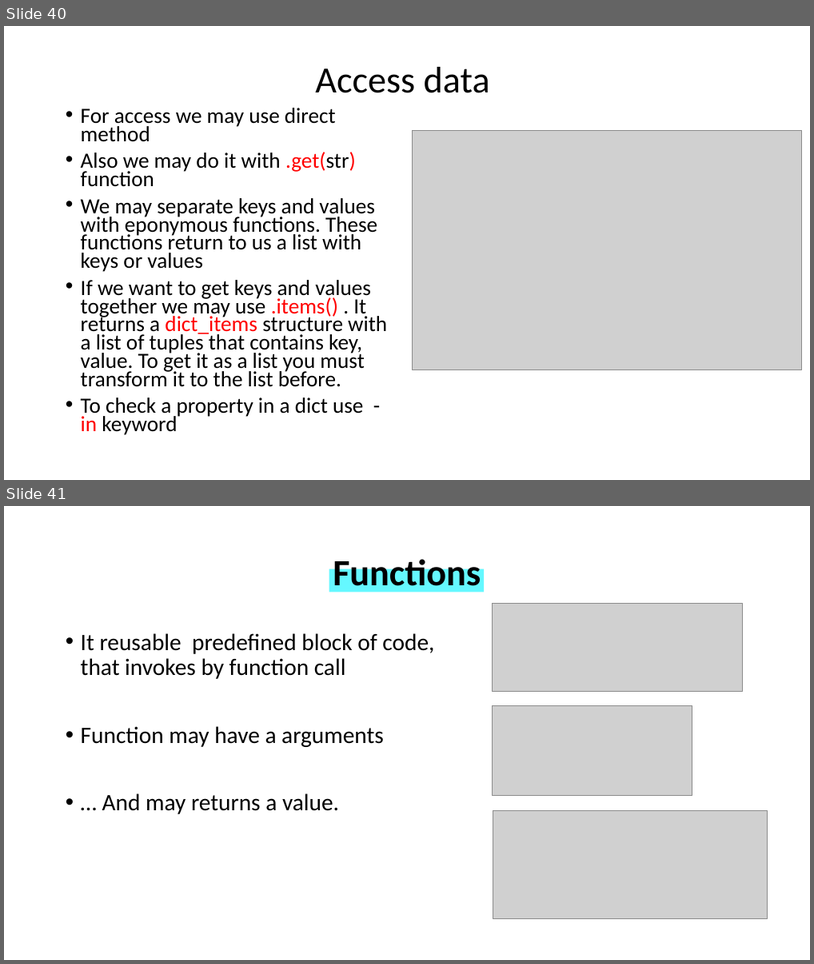
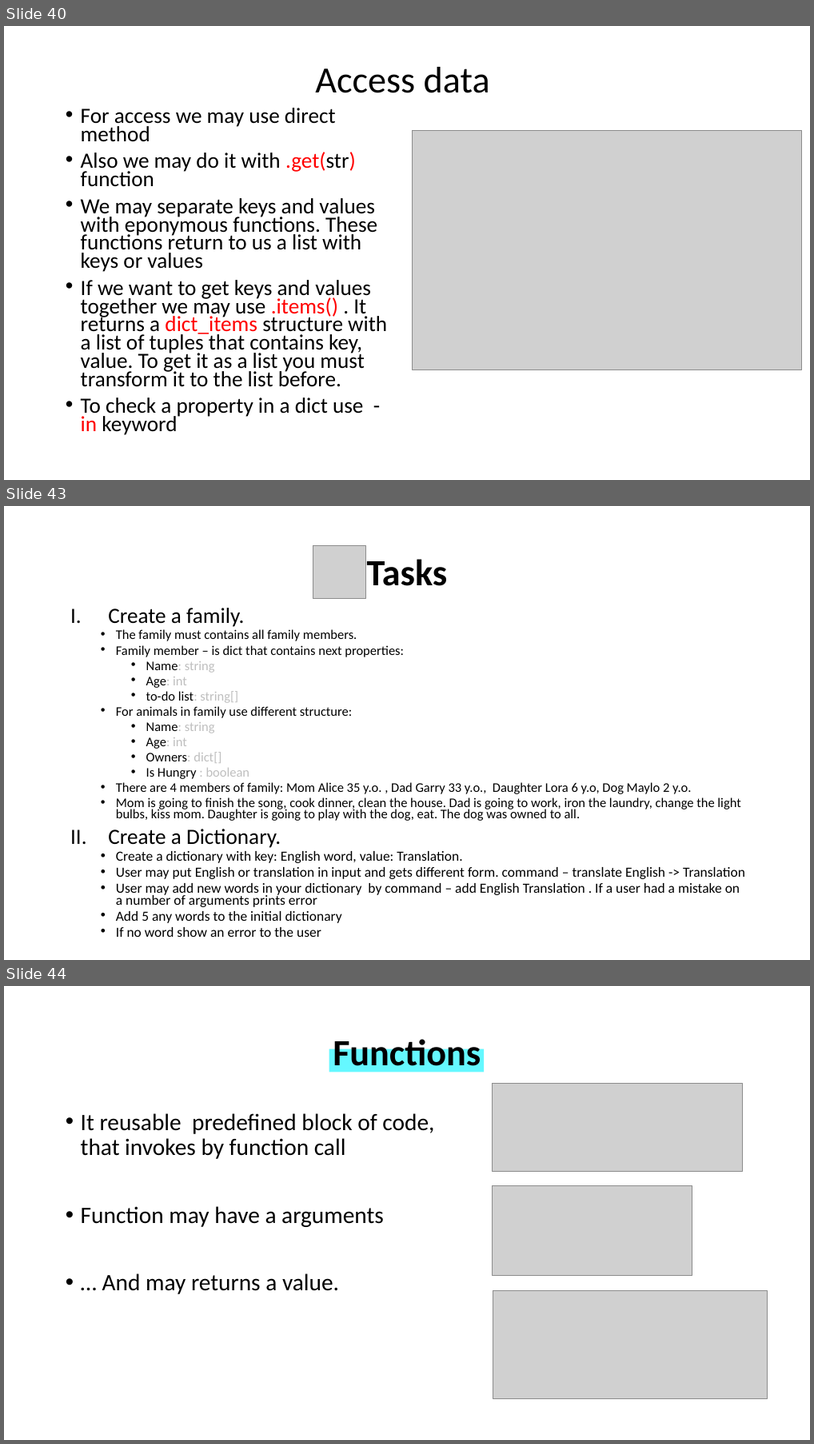
Before and after one commit to WonderLuc/brother-bootcamp, a slide deck: python 101/python_101.pptx. Shown one above the other, each under a label of ours: slides 40 and 41 before the commit, slides 40, 43 and 44 after it; the slides between them are not shown. The pictures are 814x964 and 814x1444 pixels, drawn with LibreOffice and Linux fonts; fonts in the diff are those of the drawing; grey boxes stand for pictures; background and template pictures are left out. Boxes give left, top, right and bottom in pixels: in the first picture for what was removed or moved away, otherwise in the second. Text is boxed around its words. In the diff, an @@ line names an element or a change of style, - is before the commit and + after.

Commit message:
feat: complete dict part

```diff
--- a/python 101/python_101.pptx
+++ b/python 101/python_101.pptx
@@ slide 43 added at (4, 506, 810, 960), background picture (left out) @@
@@ picture added at (313, 546, 366, 599) @@
@@ text added at (367, 559, 448, 586), 44 pt, text #000000, bold @@
+Tasks
@@ text added at (108, 608, 746, 936), 15.7 pt, text #000000 @@
+I. Create a family.
+  • The family must contains all family members.
+  • Family member – is dict that contains next properties:
+    • Name: string
+    • Age: int
+    • to-do list: string[]
+  • For animals in family use different structure:
+    • Name: string
+    • Age: int
+    • Owners: dict[]
+    • Is Hungry : boolean
+  • There are 4 members of family: Mom Alice 35 y.o. , Dad Garry 33 y.o., Daughter Lora 6 y.o, Dog Maylo 2 y.o.
+  • Mom is going to finish the song, cook dinner, clean the house. Dad is going to work, iron the laundry, change the light bulbs, kiss mom. Daughter is going to play with the dog, eat. The dog was owned to all.
+II. Create a Dictionary.
+  • Create a dictionary with key: English word, value: Translation.
+  • User may put English or translation in input and gets different form. command – translate English -> Translation
+  • User may add new words in your dictionary by command – add English Translation . If a user had a mistake on a number of arguments prints error
+  • Add 5 any words to the initial dictionary
+  • If no word show an error to the user
@@ what was slide 41 is now slide 44 @@
```
Also in this commit, not shown: 2 other slides added, 3 other files.
